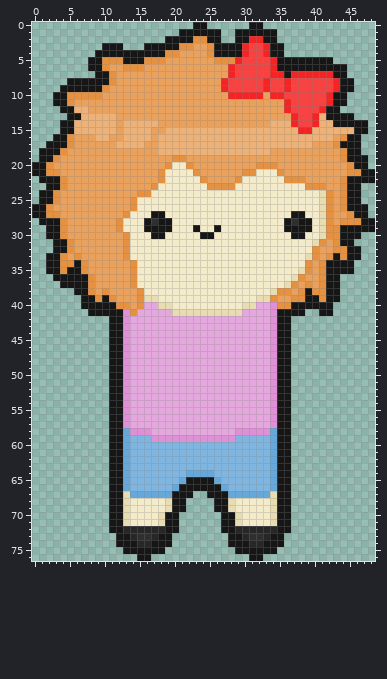
Two versions of one sprite sheet, Sprites/Actors/SmolSayori/SmolSayoriStill.png. The picture above is the old version.
The file is 49x77 pixels. Colours within 5 levels of each other are drawn and written as one.
Now the later version:
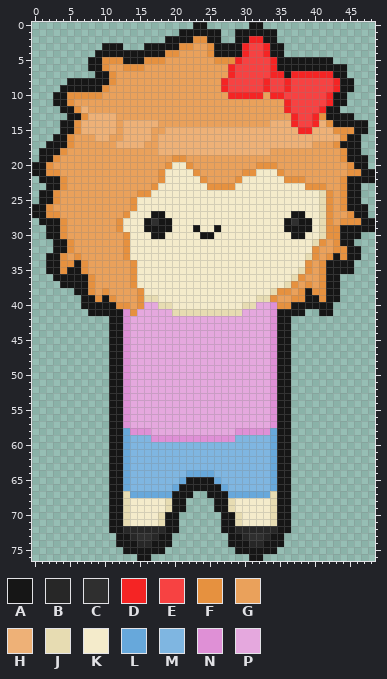
Palette (. is transparent): A #161616  B #272727  C #2f2f2f  D #f52424  E #f74242  F #e6913f  G #eaa15b  H #eeb177  J #e7dcb2  K #f4ebcb  L #67a8db  M #7fb6e1  N #df90d6  P #e5a8de
Edits made:
Colour F replaces colour H in row 12 at x 6; in row 13 at x 7 and 41; in row 14 at x 6 and 42; in row 15 at x 6 and 43 to 45.
Colour H replaces colour G in row 16 at x 43.
Boxes around the changes in both pictures, in picture pixels (x1, y1, x2, y2):
changed: (74, 106, 88, 134)
changed: (319, 113, 354, 141)
